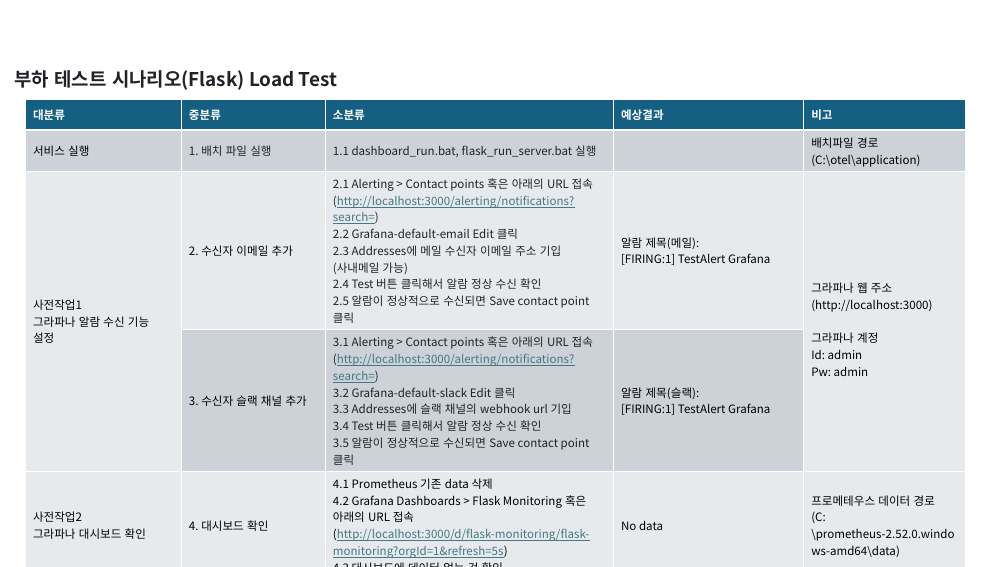
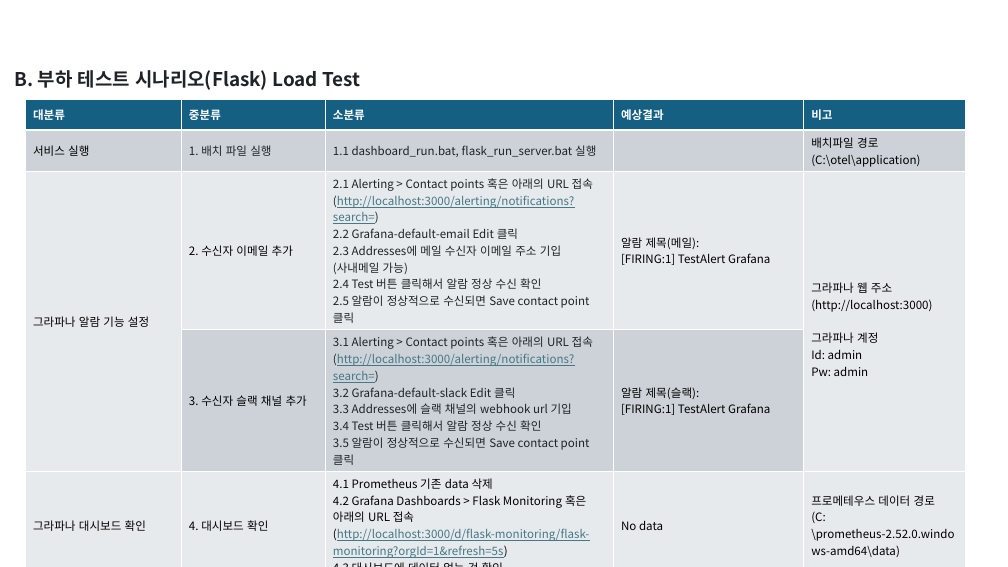
Before and after one commit to kkimsungchul/otel, a slide deck: slide 9 of otel-ppt/테스트 시나리오_v1.0.pptx. Drawn at 1008x567 pixels with LibreOffice and Linux fonts; fonts in the diff are those of the drawing. Boxes give left, top, right and bottom in pixels: in the first picture for what was removed or moved away, otherwise in the second. Text is boxed around its words. In the diff, an @@ line names an element or a change of style, - is before the commit and + after.

Commit message:
2024.07.05 - 테스트 시나리오 minor fix

```diff
--- a/otel-ppt/테스트 시나리오_v1.0.pptx
+++ b/otel-ppt/테스트 시나리오_v1.0.pptx
@@ text at [15,70,360,90]: text changed @@
-부하 테스트 시나리오(Flask) Load Test
+B. 부하 테스트 시나리오(Flask) Load Test
@@ table at [26,99,966,562] @@
-row 3, column 1: 사전작업1 / 그라파나 알람 수신 기능 설정
+row 3, column 1: 그라파나 알람 기능 설정
-row 5, column 1: 사전작업2 / 그라파나 대시보드 확인
+row 5, column 1: 그라파나 대시보드 확인
```
Also in this commit, not shown: 9 other slides changed.
